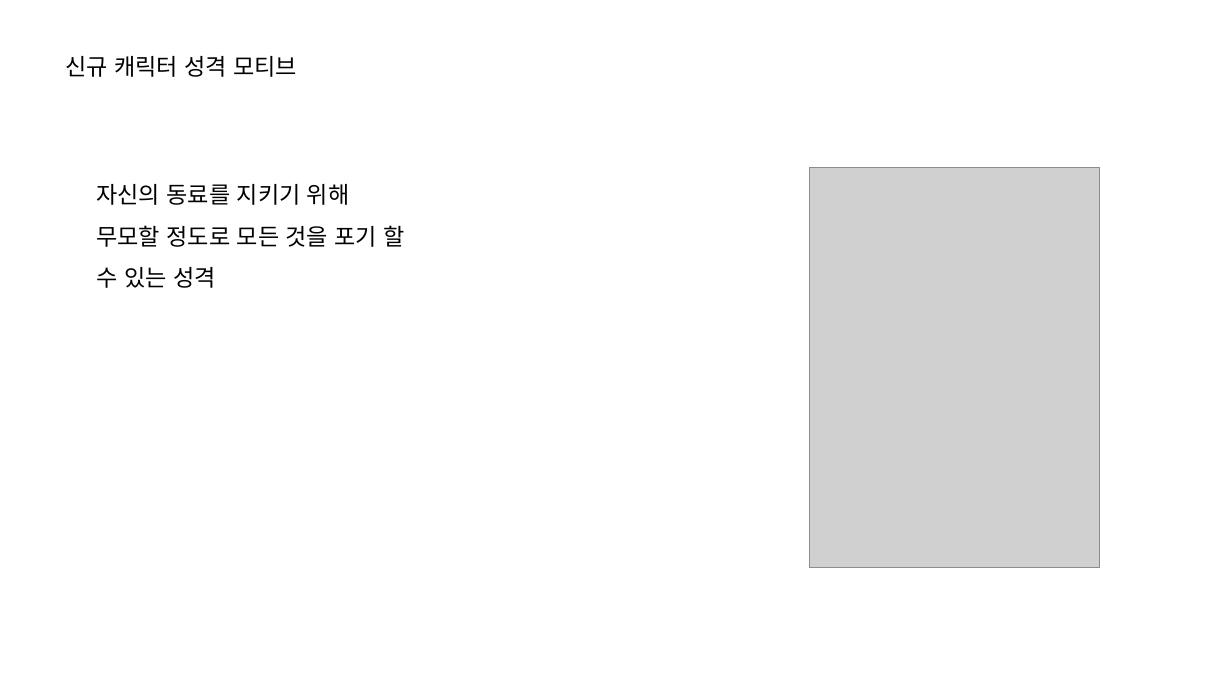
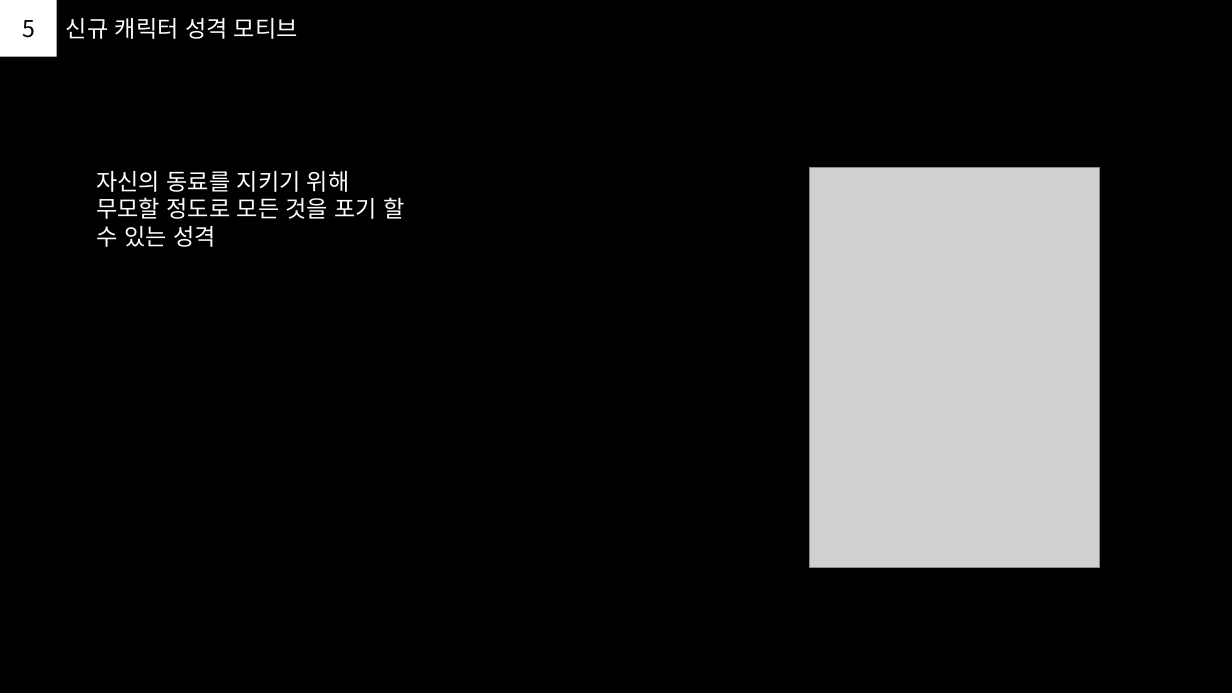
Before and after one commit to PhenomJ/GameDesign, a slide deck: slide 6 of 가디언 테일즈/1. PPT/신규_캐릭터_기획.pptx. Drawn at 1232x693 pixels with LibreOffice and Linux fonts; fonts in the diff are those of the drawing; grey boxes stand for pictures. Boxes give left, top, right and bottom in pixels: in the first picture for what was removed or moved away, otherwise in the second. Text is boxed around its words. In the diff, an @@ line names an element or a change of style, - is before the commit and + after.

```diff
--- a/가디언 테일즈/1. PPT/신규_캐릭터_기획.pptx
+++ b/가디언 테일즈/1. PPT/신규_캐릭터_기획.pptx
@@ background #FFFFFF to #000000 @@
@@ rectangle added at [0, 0, 56, 56], fill #FFFFFF, 18 pt, text #000000 @@
+5
@@ text "신규 캐릭터 성격 모티브" at [66, 18, 298, 39]: text colour #000000 to #FFFFFF; line spacing 1.5 to 1 @@
@@ text "신규 캐릭터 성격 모티브": place and size @@
-text "신규 캐릭터 성격 모티브" at [65, 56, 297, 77]
+text "신규 캐릭터 성격 모티브" at [66, 18, 298, 39]
@@ text "자신의 동료를 지키기 위해" at [96, 171, 405, 247]: text colour #000000 to #FFFFFF; line spacing 1.5 to 1 @@
```
Also in this commit, not shown: 10 other slides changed, 1 slide added, 1 slide removed.
